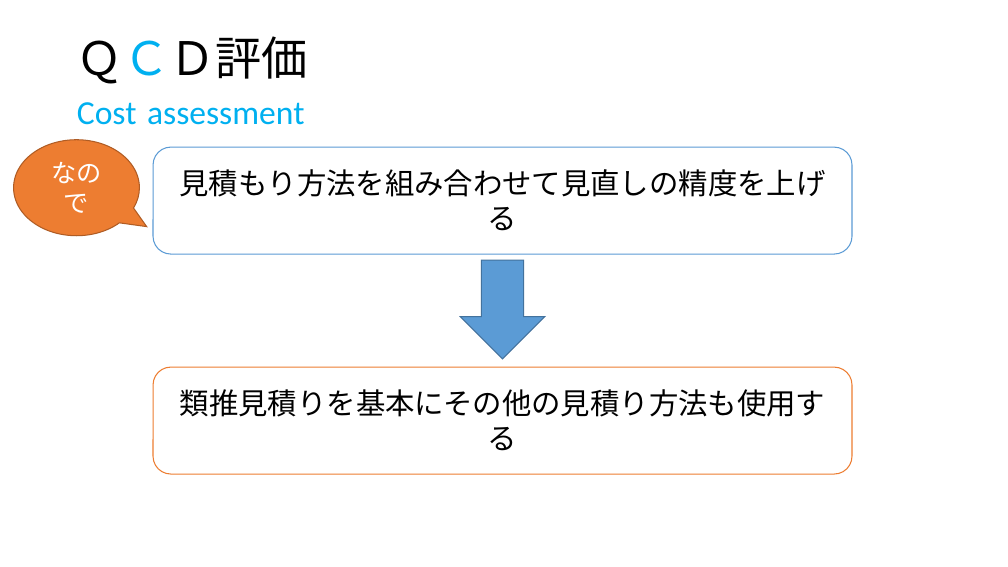
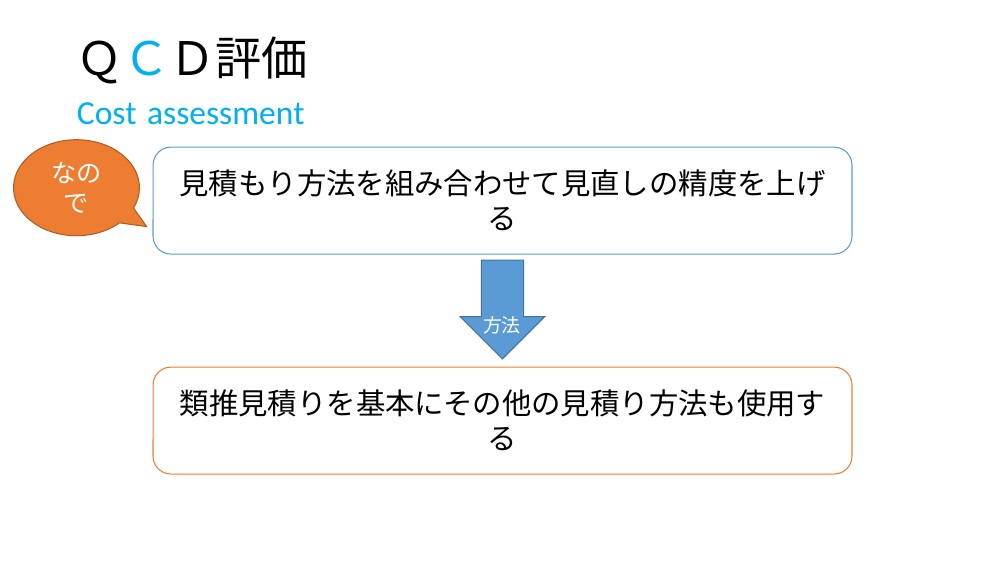
Before and after one commit to IzumiYuuta/PMyabukikenC, a slide deck: slide 8 of 最終発表/最終発表.pptx (slide 7 before the commit). Drawn at 1008x567 pixels with LibreOffice and Linux fonts; fonts in the diff are those of the drawing. Boxes give left, top, right and bottom in pixels: in the first picture for what was removed or moved away, otherwise in the second. Text is boxed around its words. In the diff, an @@ line names an element or a change of style, - is before the commit and + after.

```diff
--- a/最終発表/最終発表.pptx
+++ b/最終発表/最終発表.pptx
@@ text added at bbox=[483, 316, 521, 334], 18 pt, text #FFFFFF @@
+方法
```
Also in this commit, not shown: 7 other slides changed, 6 slides added, 1 other file.
